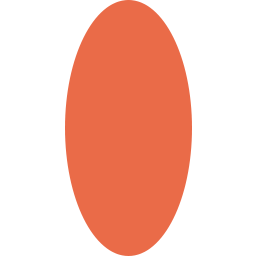
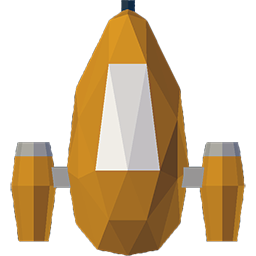
The second 256 × 256 image is a revision of the first. Changes to its layers:
renamed "Ellipse 1" to "Luminosité/Contraste 1", painted on it over [left=65, top=0, right=192, bottom=256]
added layer "Calque 1" over [left=10, top=0, right=246, bottom=256]
